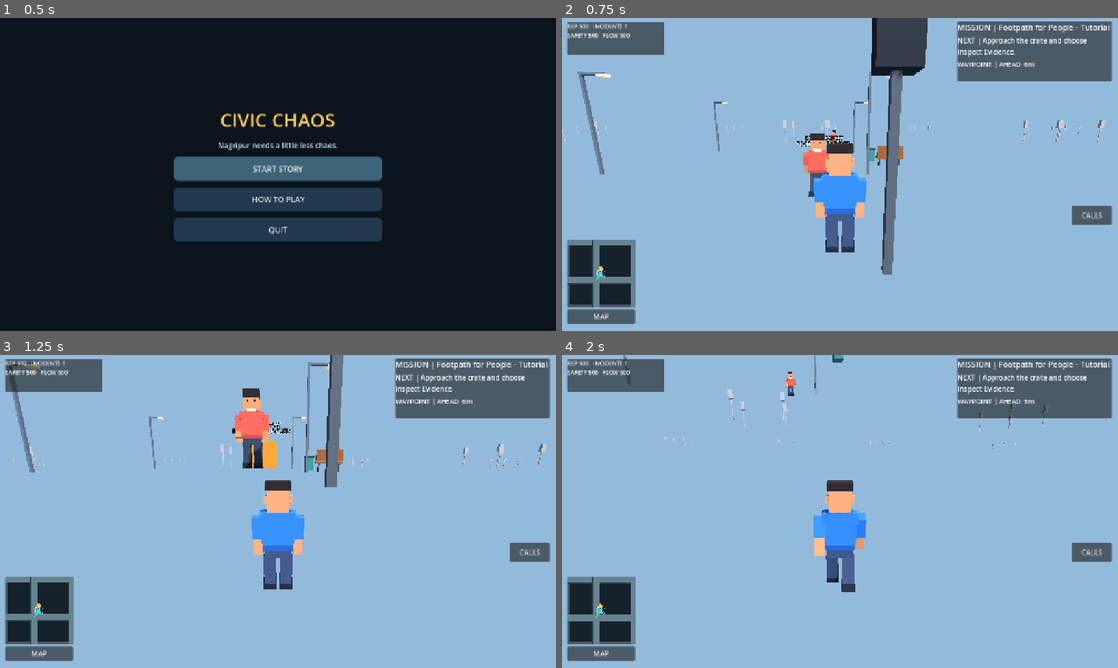
Above: before the commit, frames 1-4 (two rows, left to right).
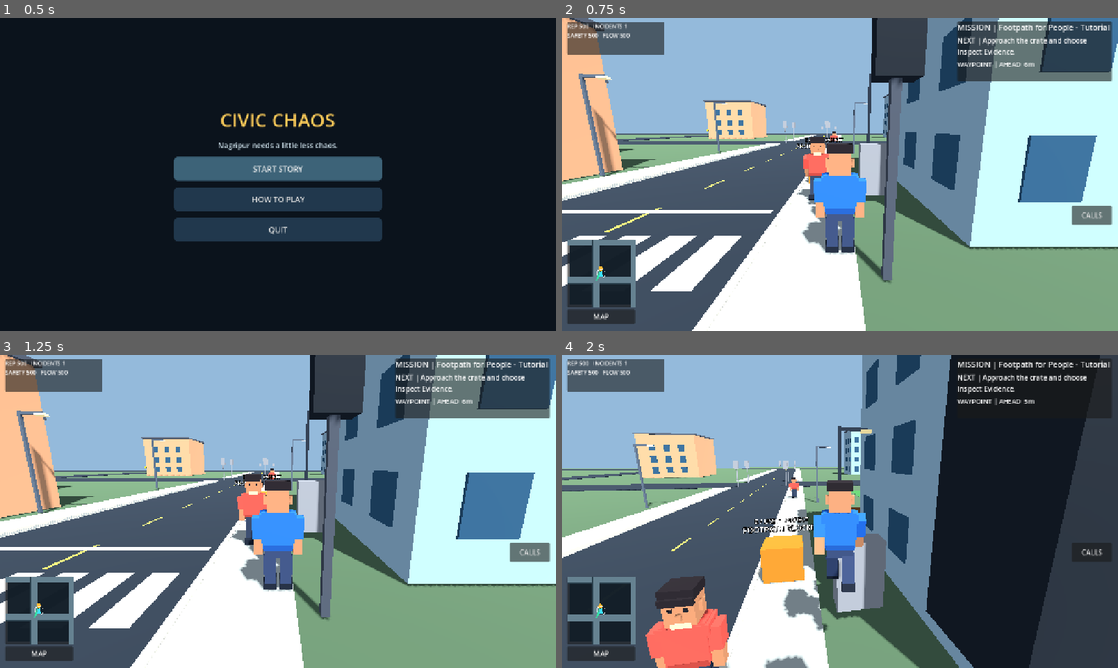
Above: after the commit, the same moments.

Repository: gauravprajapat-23/civic-chaos
Game: Godot game, scene res://scenes/core/menu.tscn
Two runs of this game, one before a commit and one after it. Both use one fixed random seed, a clock stepped at 60 frames per second and the inputs below.
Inputs (mouse positions are in pixels of both pictures, inside the frame that each line leads up to):
- Up to frame 1 (0.5 s): no input
- Up to frame 2 (0.75 s): click "START STORY" at 0.5 s
- Up to frame 3 (1.25 s): no input
- Up to frame 4 (2 s): tap Enter at 1.25 s; move the mouse to (867, 511) at 1.27 s; hold W (move_forward) from 1.28 s (still down); hold E (interact) from 1.28 s (still down); tap Space (jump) at 1.52 s

Frame 1 is identical in both runs. In frame 2, 73% of the frame differs, in the area x 0-100%, y 0-100%; in frame 3, 78%; in frame 4, 78%.
Error before the commit: Parse Error: Expected variable name after "var". (res://scripts/world/neighborhood.gd:126)

Commit message:
fix(map-01): avoid reserved GDScript signal keyword in S-bend label [skip ci]

Diff:
--- a/scripts/world/neighborhood.gd
+++ b/scripts/world/neighborhood.gd
@@ -123,14 +123,14 @@
         warning.rotation.y = perpendicular
         warning.material_override = yellow
         board.add_child(warning)
-        var signal := Label3D.new()
-        signal.name = "SharpTurnLabel"
-        signal.text = "S BEND"
-        signal.font_size = 36
-        signal.pixel_size = 0.005
-        signal.position = Vector3(0, 2.1, 0.08)
-        signal.rotation.y = perpendicular
-        board.add_child(signal)
+        var turn_label := Label3D.new()
+        turn_label.name = "SharpTurnLabel"
+        turn_label.text = "S BEND"
+        turn_label.font_size = 36
+        turn_label.pixel_size = 0.005
+        turn_label.position = Vector3(0, 2.1, 0.08)
+        turn_label.rotation.y = perpendicular
+        board.add_child(turn_label)
         index += 1
 
 func _sidewalk_sections(half: float, road_half: float) -> void:
